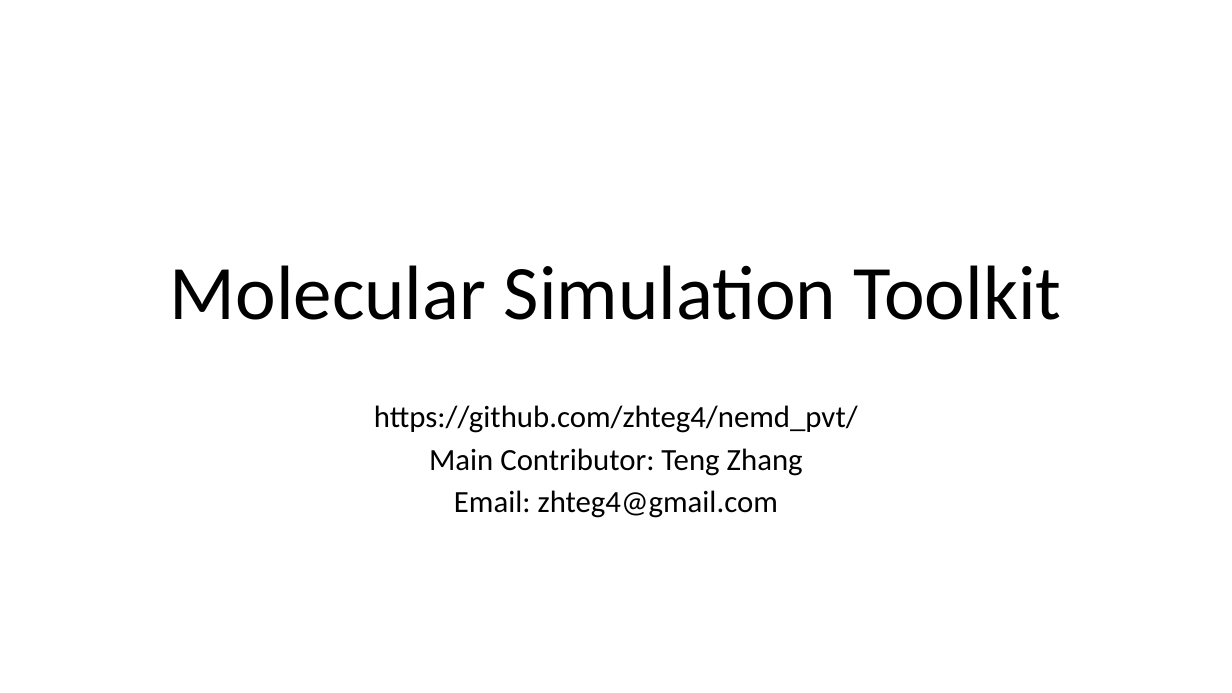
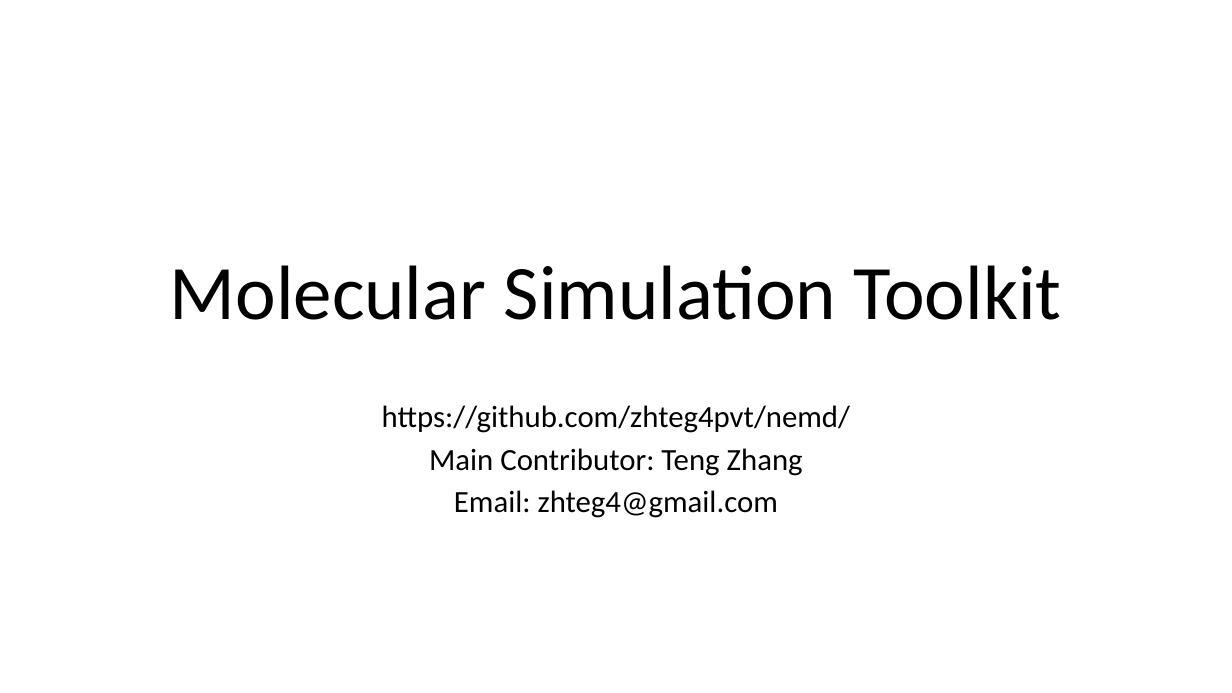
Before and after one commit to zhteg4pvt/nemd, a slide deck: slide 1 of docs/power_point/nemd.pptx. Drawn at 1232x693 pixels with LibreOffice and Linux fonts; fonts in the diff are those of the drawing. Boxes give left, top, right and bottom in pixels: in the first picture for what was removed or moved away, otherwise in the second. Text is boxed around its words. In the diff, an @@ line names an element or a change of style, - is before the commit and + after.

Commit message:
nemd ppt updated

```diff
--- a/docs/power_point/nemd.pptx
+++ b/docs/power_point/nemd.pptx
@@ subtitle at (x1=382, y1=405, x2=850, y2=433): text changed @@
-https://github.com/zhteg4/nemd_pvt/
+https://github.com/zhteg4pvt/nemd/
```
Also in this commit, not shown: 3 other slides changed, 1 slide added, 1 slide removed, 3 other files.
